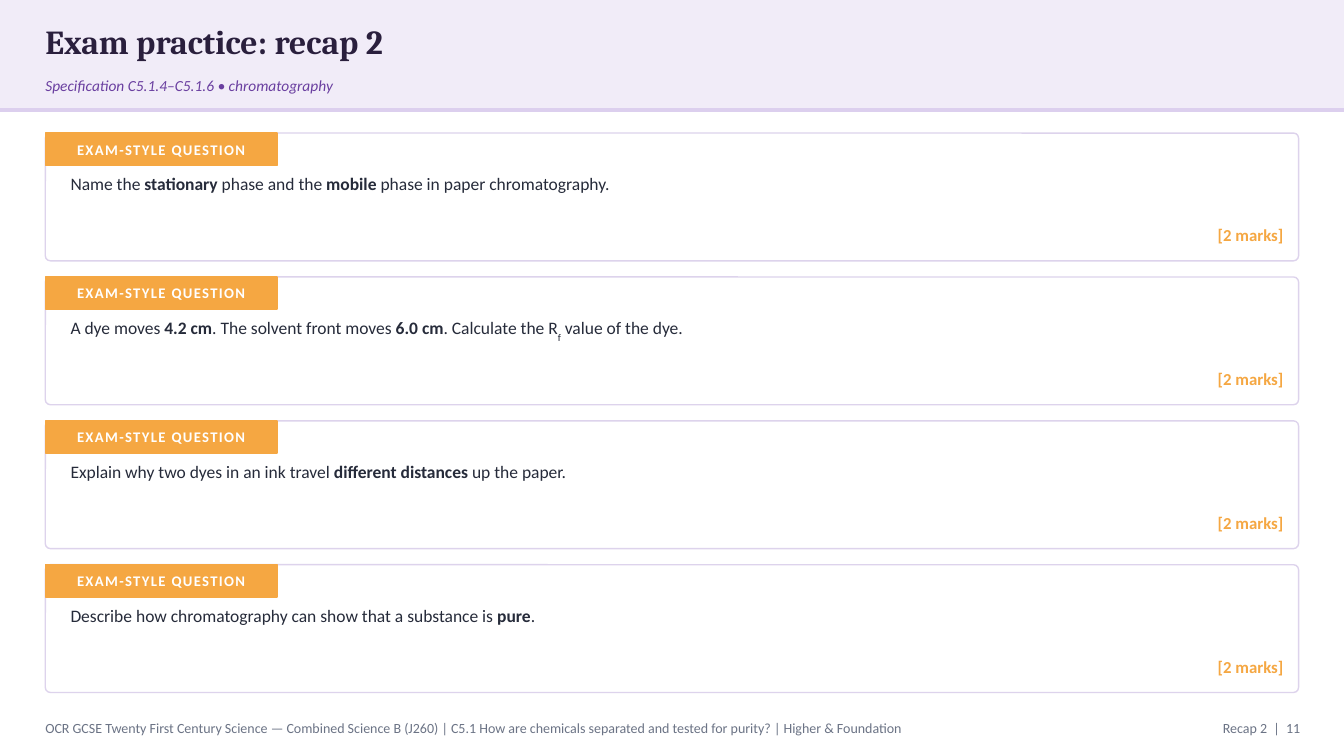
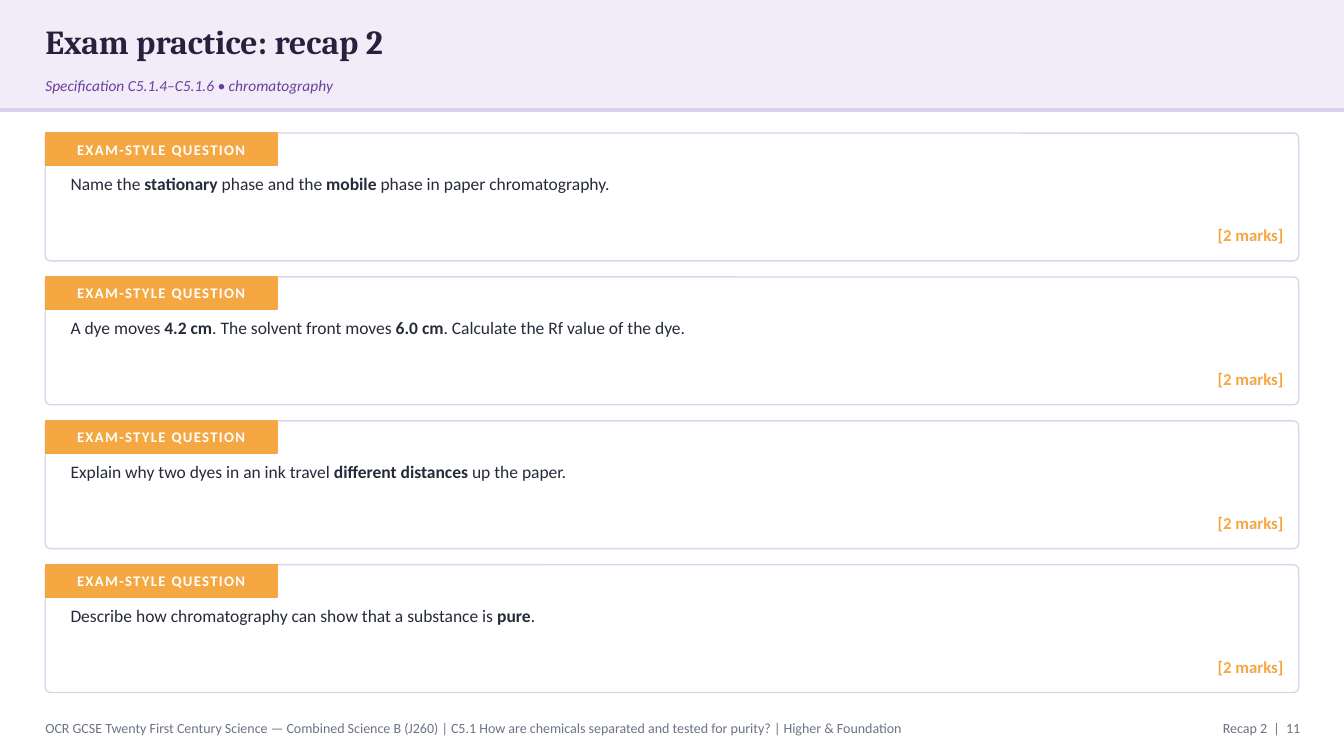
Before and after one commit to pstephenphilip-ship-it/Piri-MBBS, a slide deck: slide 11 of gcse-slides/ocr-chemistry/OCR21C_C5.1_SeparationPurity_Combined.pptx. Drawn at 1344x756 pixels with LibreOffice and Linux fonts; fonts in the diff are those of the drawing. Boxes give left, top, right and bottom in pixels: in the first picture for what was removed or moved away, otherwise in the second. Text is boxed around its words. In the diff, an @@ line names an element or a change of style, - is before the commit and + after.

```diff
--- a/gcse-slides/ocr-chemistry/OCR21C_C5.1_SeparationPurity_Combined.pptx
+++ b/gcse-slides/ocr-chemistry/OCR21C_C5.1_SeparationPurity_Combined.pptx
@@ text "A dye moves 4.2 cm. ..." at <box>71,322,685,337</box>: now on the baseline in "Rf" @@
```
Also in this commit, not shown: 14 other slides changed, 2 other files.
